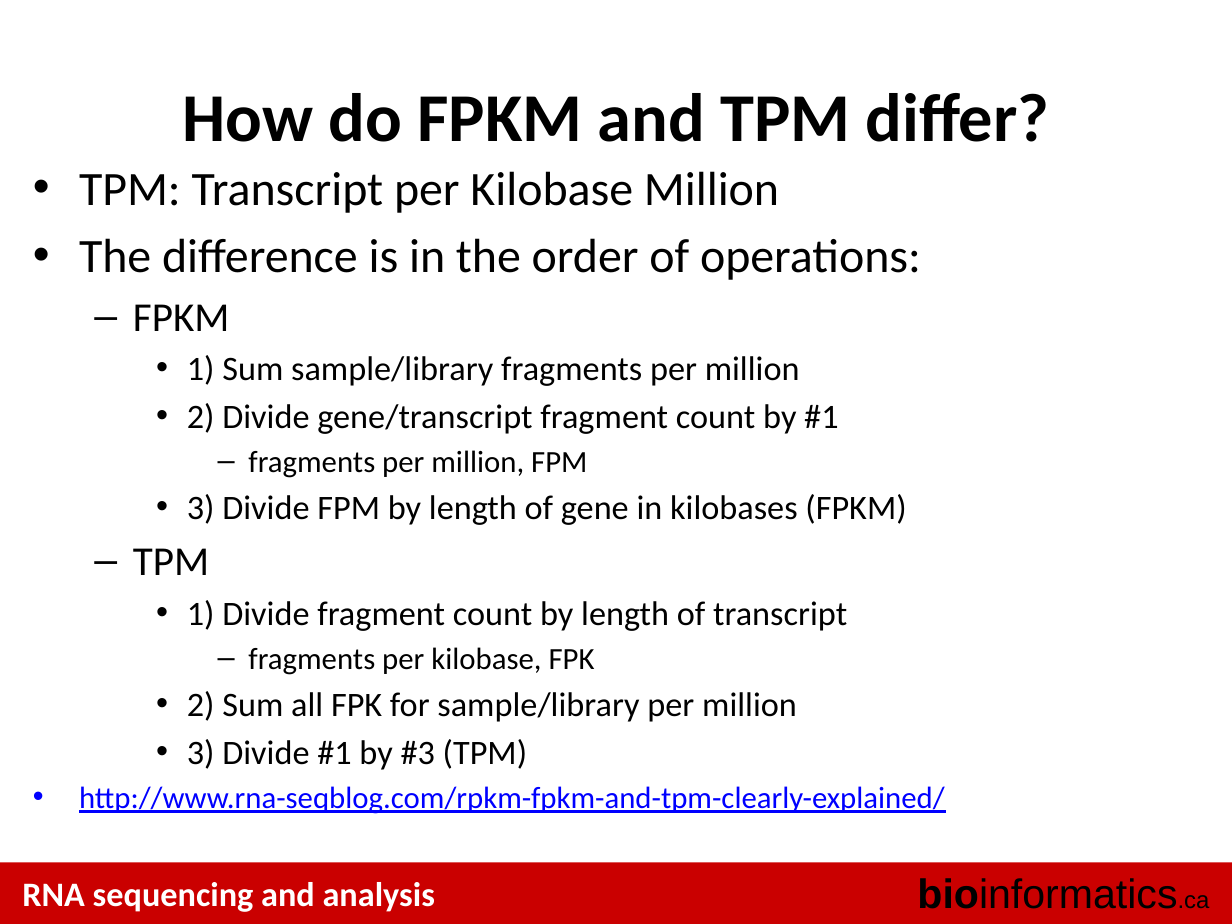
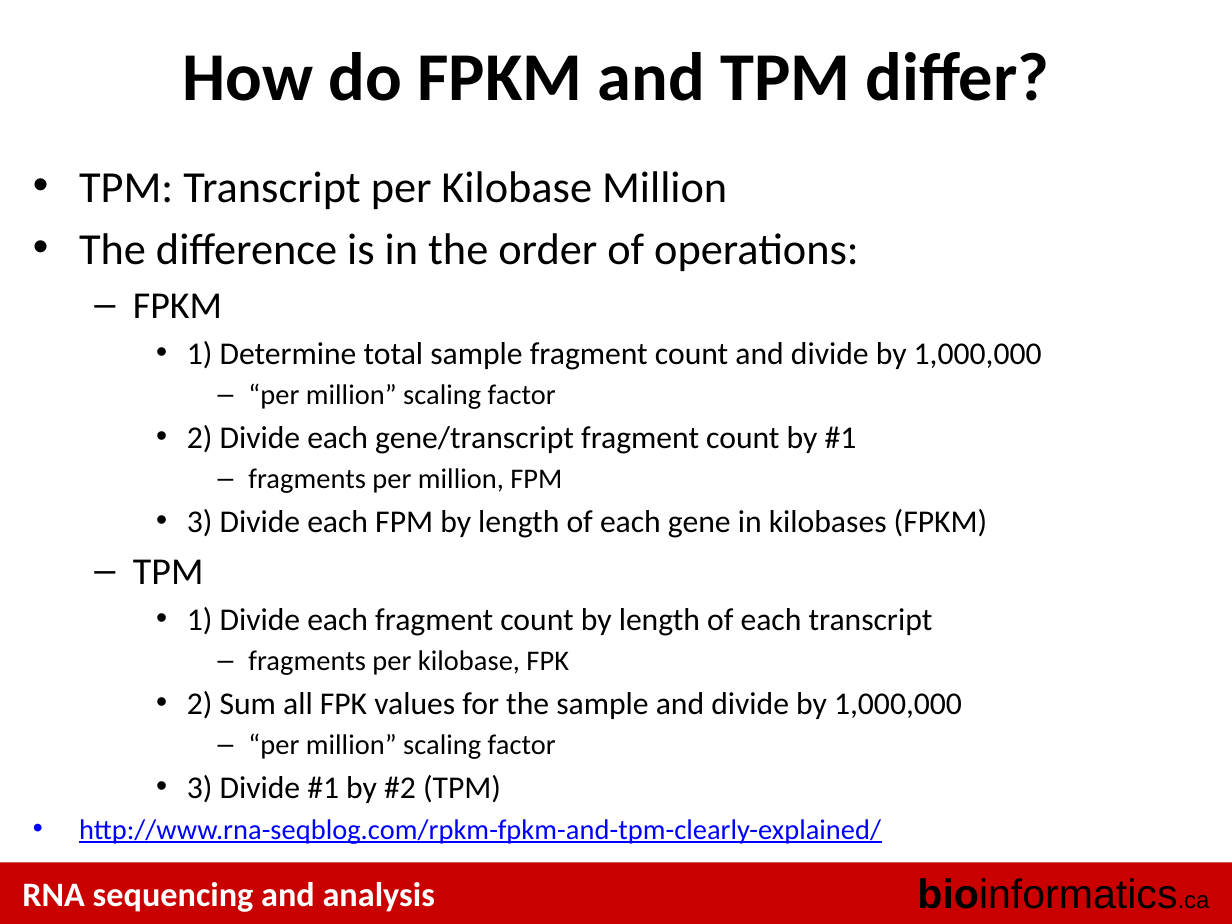
Before and after one commit to griffithlab/rnaseq_tutorial_wiki, a slide deck: slide 8 of LectureFiles/cbw/2017/RNASeq_Module3_Lecture.pptx. Drawn at 1232x924 pixels with LibreOffice and Linux fonts; fonts in the diff are those of the drawing. Boxes give left, top, right and bottom in pixels: in the first picture for what was removed or moved away, otherwise in the second. Text is boxed around its words. In the diff, an @@ line names an element or a change of style, - is before the commit and + after.

Commit message:
update lectures

```diff
--- a/LectureFiles/cbw/2017/RNASeq_Module3_Lecture.pptx
+++ b/LectureFiles/cbw/2017/RNASeq_Module3_Lecture.pptx
@@ title "How do FPKM and TPM ...": place and size @@
-title "How do FPKM and TPM ..." at [182,93,1050,142]
+title "How do FPKM and TPM ..." at [182,52,1050,101]
@@ text at [79,171,881,844]: size 28 to 25.9 pt in "TPM: Transcript per Kilobase Million", "The difference is in the order of ..."; size 24 to 22.2 pt in "FPKM", "TPM"; size 18 to 16.6 pt in "fragments per million, FPM", "fragments per kilobase, FPK", "http://www.rna-seqblog.com/rpkm-fpkm-and-tpm-clearly-explain ..." @@
@@ text at [187,341,1042,454]: text changed; size 20 to 18.5 pt @@
-    • 1) Sum sample/library fragments per million
-    • 2) Divide gene/transcript fragment count by #1
+    • 1) Determine total sample fragment count and divide by 1,000,000
+      – “per million” scaling factor
+    • 2) Divide each gene/transcript fragment count by #1
@@ text at [187,509,987,538]: text changed; size 20 to 18.5 pt @@
-    • 3) Divide FPM by length of gene in kilobases (FPKM)
+    • 3) Divide each FPM by length of each gene in kilobases (FPKM)
@@ text at [187,607,933,636]: text changed; size 20 to 18.5 pt @@
-    • 1) Divide fragment count by length of transcript
+    • 1) Divide each fragment count by length of each transcript
@@ text at [187,691,962,803]: text changed; size 20 to 18.5 pt @@
-    • 2) Sum all FPK for sample/library per million
-    • 3) Divide #1 by #3 (TPM)
+    • 2) Sum all FPK values for the sample and divide by 1,000,000
+      – “per million” scaling factor
+    • 3) Divide #1 by #2 (TPM)
```
Also in this commit, not shown: 1 other file.
